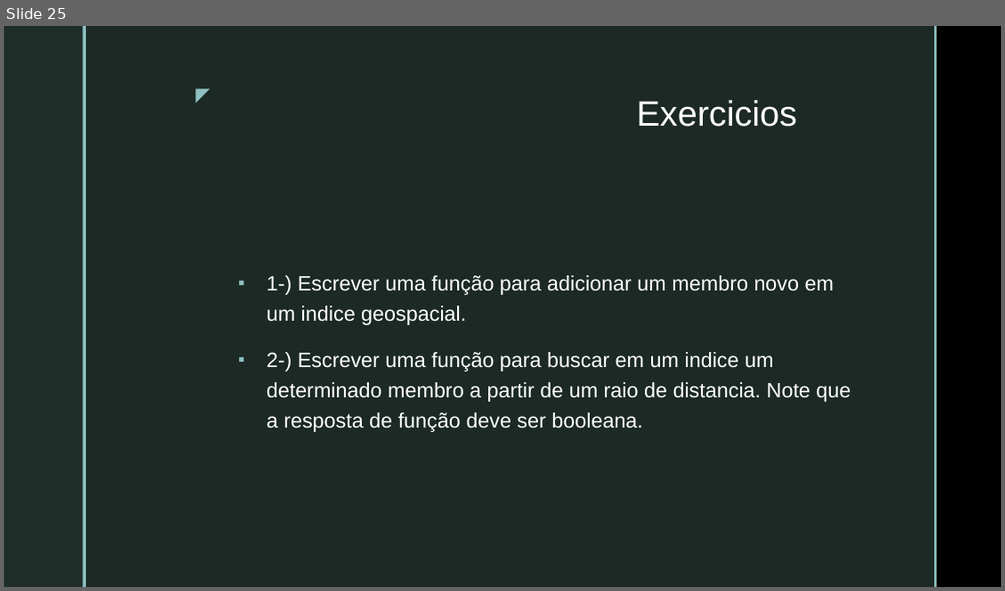
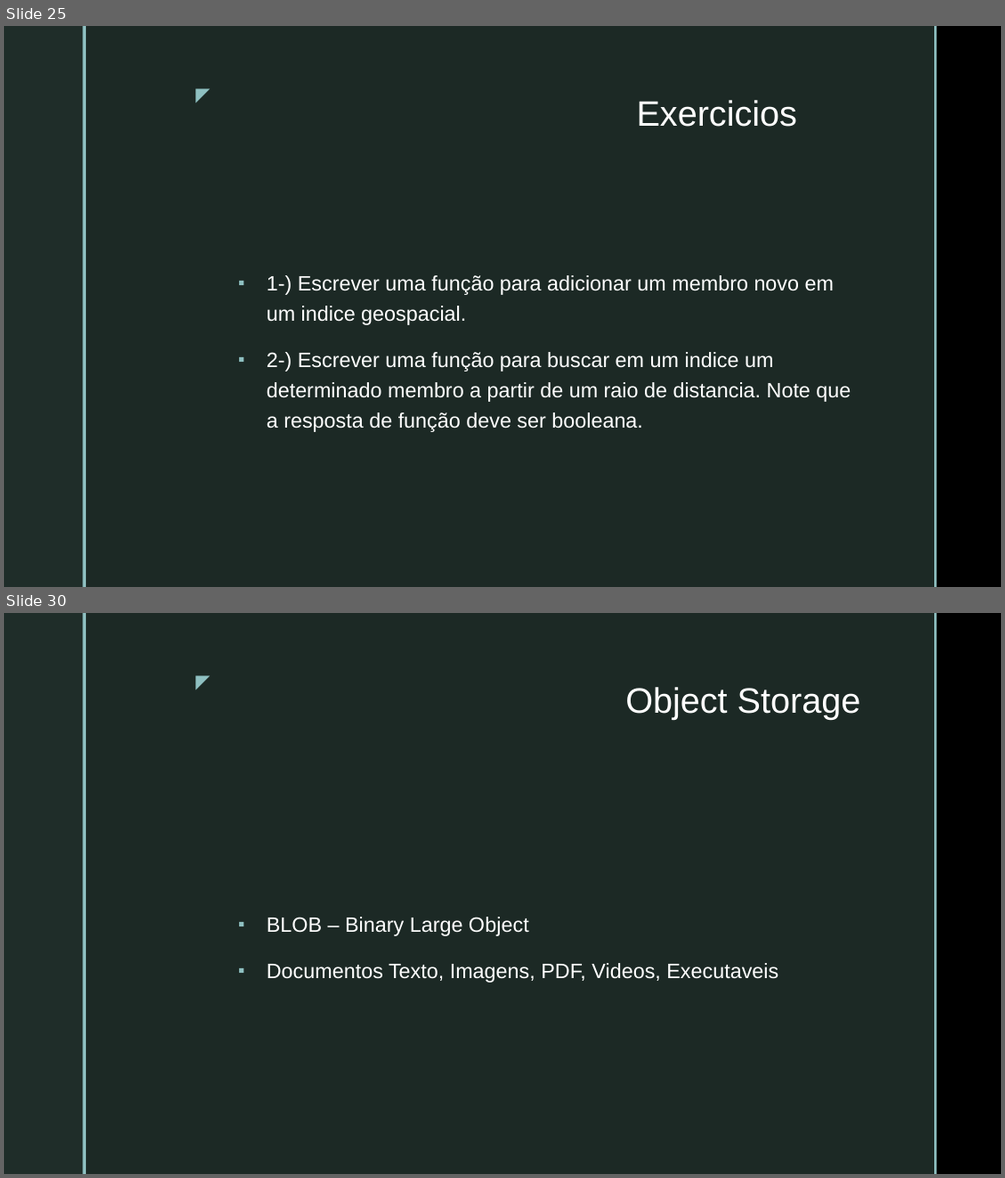
Before and after one commit to VictorInacio/curso-clojure-mybank, a slide deck: doc/NUBOOT-MOD4-DEVOPS-SERVICES.pptx. Shown one above the other, each under a label of ours: slide 25 before the commit, slides 25 and 30 after it; the slides between them are not shown. The pictures are 1005x591 and 1005x1178 pixels, drawn with LibreOffice and Linux fonts; fonts in the diff are those of the drawing; background and template pictures are left out. Boxes give left, top, right and bottom in pixels: in the first picture for what was removed or moved away, otherwise in the second. Text is boxed around its words. In the diff, an @@ line names an element or a change of style, - is before the commit and + after.

```diff
--- a/doc/NUBOOT-MOD4-DEVOPS-SERVICES.pptx
+++ b/doc/NUBOOT-MOD4-DEVOPS-SERVICES.pptx
@@ slide 30 added at (4, 613, 1001, 1174), background picture (left out); not listed: 5 template elements that a slide beside it also shows @@
@@ title added at (625, 687, 861, 720), 34 pt, text #FFFFFF @@
+Object Storage
@@ text added at (267, 916, 778, 982), 20 pt, text #FFFFFF @@
+▪ BLOB – Binary Large Object
+▪ Documentos Texto, Imagens, PDF, Videos, Executaveis
```
Also in this commit, not shown: 1 slide changed, 5 other slides added, 2 other files.
